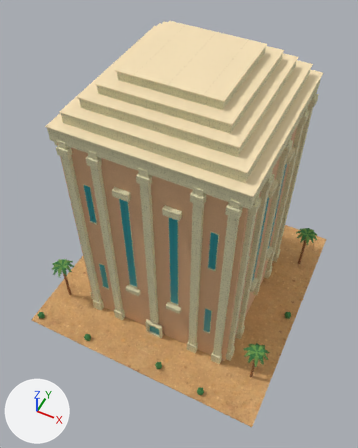
What one commit did to the glTF model game/assets/desert-dreams-3d/186-blender.glb.
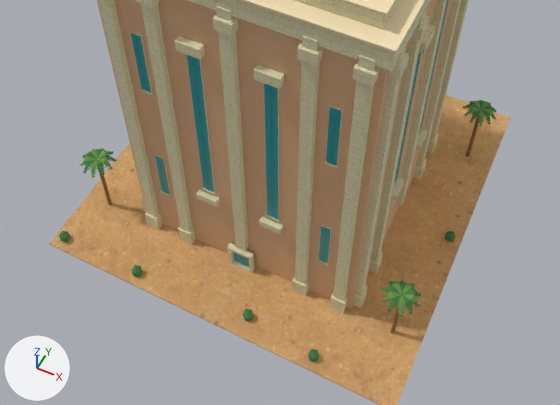
Each version appears first whole from a camera (50 mm lens) standing at (26.1, -56.7, 86.9) and looking at (0.1, -4.7, 21.9), and next in a close-up on the part from 0% to 100% of the width and 37% to 94% of the height. The lights are fixed; the arrows at lower left show +X, +Y and +Z. The last two pictures show the newer version. Objects named as collision shapes, trigger or cutter boxes, shadow casters or lower levels of detail are left out. Vertices at exactly the same position are counted once.

The first close-up shows 'warm-monumental-stepped-historic-office foliage.001', 'warm-monumental-stepped-historic-office glass.001', 'warm-monumental-stepped-historic-office leaflight.001', 'warm-monumental-stepped-historic-office sand • desert-sand', 'warm-monumental-stepped-historic-office stone • limestone', 'warm-monumental-stepped-historic-office trim', 'warm-monumental-stepped-historic-office wall • stucco', 'warm-monumental-stepped-historic-office wood', 'warm-monumental-stepped-historic-office wood_light' and 2 more.
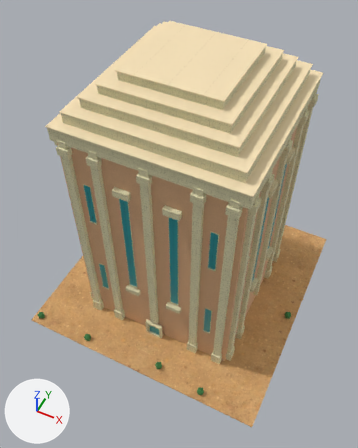
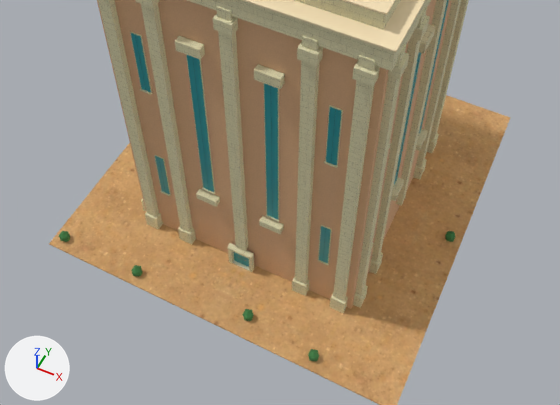
Pixel boxes (x1, y1, x2, y2) of what changed, in the close-ups (560 x 405 px):
'warm-monumental-stepped-historic-office foliage.001', reshaped: before (59, 100, 497, 361); after (59, 231, 456, 361)
'warm-monumental-stepped-historic-office leaflight.001', reshaped (mostly hidden afterwards): before (68, 100, 496, 360); after (68, 238, 319, 360)
'warm-monumental-stepped-historic-office wood', deleted: before (98, 116, 480, 333)
'warm-monumental-stepped-historic-office wood_light', deleted: before (98, 115, 479, 334)
part 1 of me_palm_leaflets_002, deleted: before (80, 100, 497, 317)
part 2 of me_faceted_palm_crown, deleted: before (81, 100, 496, 316)

The change, as a list of edits to the scene's bpy script:
```text
Change me_palm_leaflets_002:
    used by ob_warm_monumental_stepped_historic_office_foliage_001; location = (0.0, 0.0, 0.0)
    remove me_palm_leaflets_002.from_pydata(...)  # 620 vertices, 600 faces; spans x -22.6..22.6, y -22.6..21.6, z 0.0..10.6
    add me_palm_leaflets_002.from_pydata(...)  # 216 vertices, 360 faces; spans x -22.6..22.6, y -22.6..21.6, z 0.0..1.7
    me_palm_leaflets_002 part 1: 84 loose pieces with 404 vertices, spanning x -22.5..22.2, y -17.3..16.3, z 8.6..10.6, are deleted
Change me_faceted_palm_crown:
    used by ob_warm_monumental_stepped_historic_office_leaflight_001; location = (0.0, 0.0, 0.0)
    remove me_faceted_palm_crown.from_pydata(...)  # 512 vertices, 420 faces; spans x -22.1..22.6, y -22.3..21.4, z 0.0..10.6
    add me_faceted_palm_crown.from_pydata(...)  # 108 vertices, 180 faces; spans x -22.1..22.6, y -22.3..21.4, z 0.0..1.0
    me_faceted_palm_crown part 2: 84 loose pieces with 404 vertices, spanning x -22.1..22.2, y -17.3..16.3, z 8.6..10.6, are deleted
Remove ob_warm_monumental_stepped_historic_office_wood:
    ob_warm_monumental_stepped_historic_office_wood = bpy.data.objects.new('warm-monumental-stepped-historic-office wood', me_cylinder)
    ob_warm_monumental_stepped_historic_office_wood.location = (0.0, 0.0, 0.0)
Remove ob_warm_monumental_stepped_historic_office_wood_light:
    ob_warm_monumental_stepped_historic_office_wood_light = bpy.data.objects.new('warm-monumental-stepped-historic-office wood_light', me_cylinder_001)
    ob_warm_monumental_stepped_historic_office_wood_light.location = (0.0, 0.0, 0.0)
```
